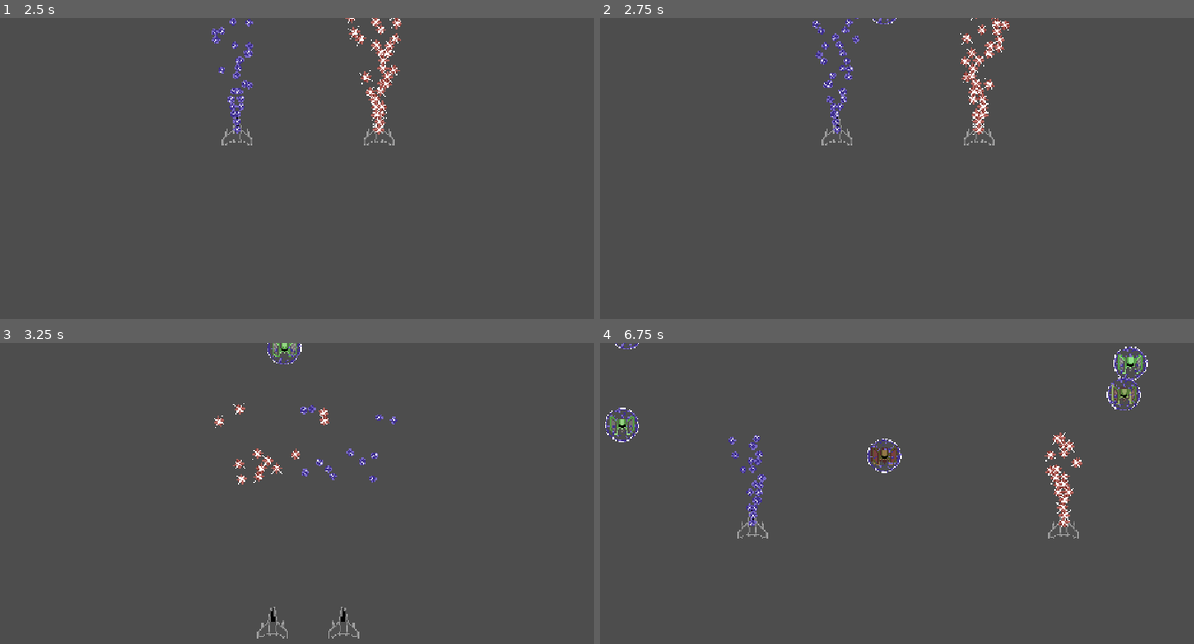
Above: before the commit, frames 1-4 (two rows, left to right).
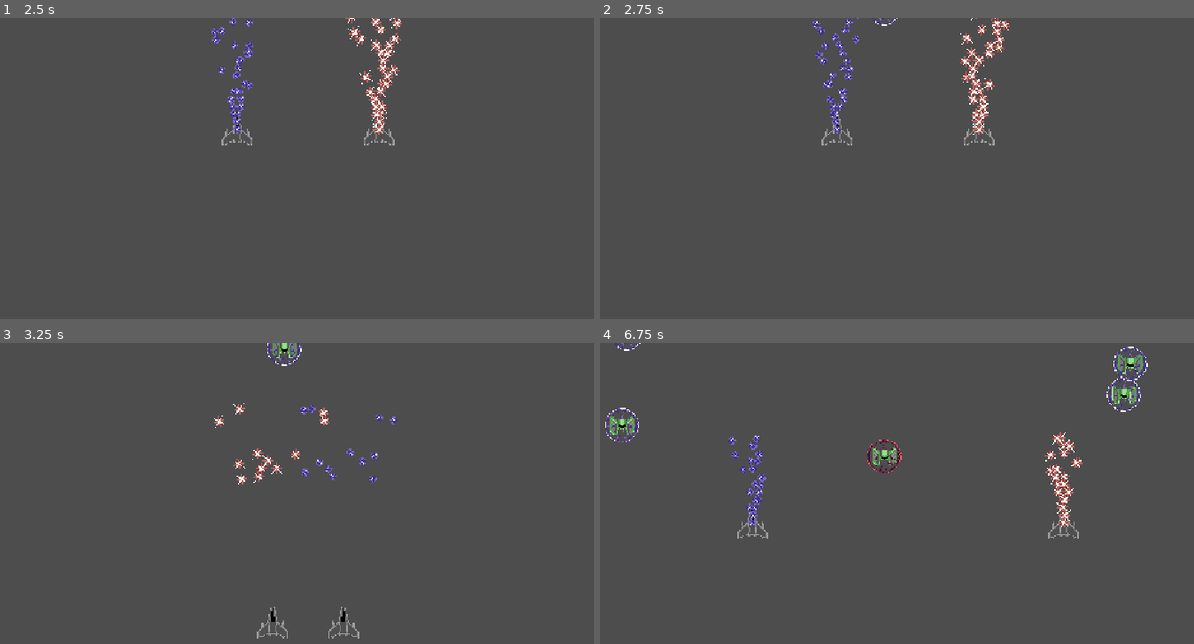
Above: after the commit, the same moments.

Repository: samiser/mirror-hell
Game: Godot game, scene res://main.tscn
Two runs of this game, one before a commit and one after it. Both use one fixed random seed, a clock stepped at 60 frames per second and the inputs below.
Inputs (mouse positions are in pixels of both pictures, inside the frame that each line leads up to):
- Up to frame 1 (2.5 s): tap Enter at 0.5 s; move the mouse to (463, 198) at 0.52 s; press the mouse at (463, 198) at 0.53 s; move the mouse to (166, 237) at 1.27 s; release the mouse at (166, 237) at 1.28 s; click (166, 237) at 1.35 s; move the mouse to (380, 129) at 2.02 s; press the mouse at (380, 129) at 2.03 s
- Up to frame 2 (2.75 s): no input
- Up to frame 3 (3.25 s): move the mouse to (273, 622) at 2.77 s; release the mouse at (273, 622) at 2.78 s; click (273, 622) at 2.85 s
- Up to frame 4 (6.75 s): move the mouse to (1122, 601) at 3.52 s; press the mouse at (1122, 601) at 3.53 s; move the mouse to (695, 481) at 4.27 s; release the mouse at (695, 481) at 4.28 s; click (695, 481) at 4.35 s; move the mouse to (944, 541) at 5.02 s; press the mouse at (944, 541) at 5.03 s; move the mouse to (801, 442) at 5.77 s; release the mouse at (801, 442) at 5.78 s; click (801, 442) at 5.85 s; move the mouse to (1063, 523) at 6.52 s; press the mouse at (1063, 523) at 6.53 s

Frame 1 is identical in both runs. In frame 2, less than 0.1% of the frame differs, in the area x 45-51%, y 0-3%; in frame 3, 0.1%; in frame 4, 1.1%, in the area x 0-93%, y 0-44%.

Commit message:
organised files, made shield and enemy damage separate

Diff:
--- a/bullet.tscn
+++ /dev/null
@@ -1,11 +0,0 @@
-[gd_scene format=3 uid="uid://smgfahpj05cu"]
-
-[ext_resource type="Texture2D" uid="uid://cgi13cengnxa7" path="res://Sprites/spritesheet.png" id="1_t4vbm"]
-[ext_resource type="Script" uid="uid://cmwouc8kn1rl0" path="res://bullet.gd" id="1_v8qja"]
-
-[node name="Bullet" type="Sprite2D" unique_id=1138541297]
-texture_filter = 1
-texture = ExtResource("1_t4vbm")
-hframes = 17
-frame = 5
-script = ExtResource("1_v8qja")
--- a/bullet.gd
+++ b/bullet/bullet.gd
@@ -1,11 +1,12 @@
 class_name Bullet
 extends Sprite2D
 
-const BULLET_SHAPE: Shape2D = preload("res://bullet_shape.tres")
+const BULLET_SHAPE = preload("res://bullet/bullet_shape.tres")
 
 var max_range: float = 1200.0
 var speed: float = 750
 var collision_mask: int = 1
+var ship_type: Ship.ShipType = Ship.ShipType.MAIN
 
 var _travelled_distance: float = 0.0
 
@@ -51,5 +52,7 @@
 var damage: float = 1
 
 func _on_hit(collider: Object) -> void:
-	if collider.has_method("take_damage"):
+	if collider.is_in_group("shield") and ship_type == Ship.ShipType.REFLECTION and collider.has_method("take_damage"):
 		collider.take_damage(damage)
+	elif collider.is_in_group("enemy") and ship_type == Ship.ShipType.MAIN and collider.has_method("take_damage"):
+		collider.take_damage(damage)
--- /dev/null
+++ b/bullet/bullet.tscn
@@ -0,0 +1,11 @@
+[gd_scene format=3 uid="uid://smgfahpj05cu"]
+
+[ext_resource type="Texture2D" uid="uid://cgi13cengnxa7" path="res://assets/sprites/spritesheet.png" id="1_t4vbm"]
+[ext_resource type="Script" uid="uid://cmwouc8kn1rl0" path="res://bullet/bullet.gd" id="1_v8qja"]
+
+[node name="Bullet" type="Sprite2D" unique_id=1138541297]
+texture_filter = 1
+texture = ExtResource("1_t4vbm")
+hframes = 17
+frame = 5
+script = ExtResource("1_v8qja")
--- /dev/null
+++ b/enemy/enemy.gd
@@ -0,0 +1,19 @@
+extends AnimatableBody2D
+
+var health: float = 100.0
+var max_health: float = 100.0
+var speed: float = 50.0
+
+@onready var sprite_2d: Sprite2D = $Sprite2D
+
+func _ready() -> void:
+	add_to_group("enemy")
+
+func _physics_process(delta: float) -> void:
+	position.y += speed * delta
+
+func take_damage(amount: float) -> void:
+	health -= amount
+	sprite_2d.modulate.s = 1 - health / max_health * 1
+	if health <= 0:
+		queue_free()
--- a/enemy.tscn
+++ b/enemy/enemy.tscn
@@ -1,12 +1,14 @@
 [gd_scene format=3 uid="uid://ui8a1cy34oki"]
 
-[ext_resource type="Script" uid="uid://k022omxi44uq" path="res://enemy.gd" id="1_4gyqm"]
-[ext_resource type="Texture2D" uid="uid://cgi13cengnxa7" path="res://Sprites/spritesheet.png" id="2_4gyqm"]
+[ext_resource type="Script" uid="uid://k022omxi44uq" path="res://enemy/enemy.gd" id="1_4gyqm"]
+[ext_resource type="Texture2D" uid="uid://cgi13cengnxa7" path="res://assets/sprites/spritesheet.png" id="2_4gyqm"]
+[ext_resource type="Script" uid="uid://b2h2uwwhvmh53" path="res://enemy/shield.gd" id="3_ppra6"]
 
 [sub_resource type="CircleShape2D" id="CircleShape2D_4gyqm"]
 radius = 28.0
 
 [node name="Enemy" type="AnimatableBody2D" unique_id=2014808105]
+sync_to_physics = false
 script = ExtResource("1_4gyqm")
 
 [node name="Sprite2D" type="Sprite2D" parent="." unique_id=2020998168]
@@ -20,8 +22,10 @@
 rotation = -3.1415925
 polygon = PackedVector2Array(-15.000001, -10.999999, -20, -5.999998, -19.999998, 18.000002, -14.999998, 18.000002, -8.9 …(397 unchanged characters)…
 
-[node name="Shield" type="Node2D" parent="." unique_id=732328701]
+[node name="Shield" type="AnimatableBody2D" parent="." unique_id=238881602]
 position = Vector2(0, -3)
+sync_to_physics = false
+script = ExtResource("3_ppra6")
 
 [node name="Sprite2D" type="Sprite2D" parent="Shield" unique_id=1525752247]
 texture_filter = 1
--- a/enemy.gd
+++ b/enemy/shield.gd
@@ -6,8 +6,8 @@
 
 @onready var sprite_2d: Sprite2D = $Sprite2D
 
-func _physics_process(delta: float) -> void:
-	position.y += speed * delta
+func _ready() -> void:
+	add_to_group("shield")
 
 func take_damage(amount: float) -> void:
 	health -= amount
--- a/main.gd
+++ b/main.gd
@@ -1,6 +1,6 @@
 extends Node2D
 
-const ENEMY = preload("res://enemy.tscn")
+const ENEMY = preload("uid://ui8a1cy34oki")
 
 var spawn_interval: float = 1.0
 var spawn_x_min: float = 100.0
--- a/main.tscn
+++ b/main.tscn
@@ -1,7 +1,7 @@
 [gd_scene format=3 uid="uid://bai1mbf7pjv71"]
 
-[ext_resource type="PackedScene" uid="uid://dub4ffjpsh2qh" path="res://player.tscn" id="1_ig7tw"]
-[ext_resource type="PackedScene" uid="uid://w5htydq0kd7p" path="res://reflection.tscn" id="2_0xm2m"]
+[ext_resource type="PackedScene" uid="uid://dub4ffjpsh2qh" path="res://player/player.tscn" id="1_ig7tw"]
+[ext_resource type="PackedScene" uid="uid://w5htydq0kd7p" path="res://player/reflection.tscn" id="2_0xm2m"]
 [ext_resource type="Script" uid="uid://depegu68vn3jq" path="res://main.gd" id="4_main"]
 
 [node name="Main" type="Node2D" unique_id=1394772048]
--- a/gun.gd
+++ b/player/gun.gd
@@ -14,6 +14,7 @@
 			var bullet: Bullet = BULLET.instantiate()
 			if ship_type == Ship.ShipType.REFLECTION:
 				bullet.frame = 3
+				bullet.ship_type = Ship.ShipType.REFLECTION
 			bullet.global_position = global_position
 			bullet.global_rotation = global_rotation + randf_range(-spread_angle / 2, spread_angle / 2)
 			add_child(bullet)
--- a/player.tscn
+++ b/player/player.tscn
@@ -1,7 +1,7 @@
 [gd_scene format=3 uid="uid://dub4ffjpsh2qh"]
 
-[ext_resource type="Script" uid="uid://d0lr23w12r7qb" path="res://player.gd" id="1_onrkg"]
-[ext_resource type="PackedScene" uid="uid://bv16vxacqhwj3" path="res://ship.tscn" id="2_onrkg"]
+[ext_resource type="Script" uid="uid://d0lr23w12r7qb" path="res://player/player.gd" id="1_onrkg"]
+[ext_resource type="PackedScene" uid="uid://bv16vxacqhwj3" path="res://player/ship.tscn" id="2_onrkg"]
 
 [node name="Player" type="Node2D" unique_id=87464790]
 script = ExtResource("1_onrkg")
--- a/reflection.tscn
+++ b/player/reflection.tscn
@@ -1,7 +1,7 @@
 [gd_scene format=3 uid="uid://w5htydq0kd7p"]
 
-[ext_resource type="Script" uid="uid://3gucq5g4dwuw" path="res://reflection.gd" id="1_d6p6h"]
-[ext_resource type="PackedScene" uid="uid://bv16vxacqhwj3" path="res://ship.tscn" id="2_3p3qi"]
+[ext_resource type="Script" uid="uid://3gucq5g4dwuw" path="res://player/reflection.gd" id="1_d6p6h"]
+[ext_resource type="PackedScene" uid="uid://bv16vxacqhwj3" path="res://player/ship.tscn" id="2_3p3qi"]
 
 [node name="Reflection" type="Node2D" unique_id=598610504]
 script = ExtResource("1_d6p6h")
--- a/ship.tscn
+++ b/player/ship.tscn
@@ -1,8 +1,8 @@
 [gd_scene format=3 uid="uid://bv16vxacqhwj3"]
 
-[ext_resource type="Script" uid="uid://c35mqwx5tuqj7" path="res://ship.gd" id="1_v4325"]
-[ext_resource type="Script" uid="uid://3vfj1u4veuyg" path="res://gun.gd" id="2_4cq66"]
-[ext_resource type="Texture2D" uid="uid://dx4q6mfg3r2lu" path="res://Sprites/chungus_ship.png" id="3_v4325"]
+[ext_resource type="Script" uid="uid://c35mqwx5tuqj7" path="res://player/ship.gd" id="1_v4325"]
+[ext_resource type="Script" uid="uid://3vfj1u4veuyg" path="res://player/gun.gd" id="2_4cq66"]
+[ext_resource type="Texture2D" uid="uid://dx4q6mfg3r2lu" path="res://assets/sprites/chungus_ship.png" id="3_v4325"]
 
 [node name="Ship" type="Node2D" unique_id=251740234]
 script = ExtResource("1_v4325")
Renamed: Sprites/chungus_ship.png -> assets/sprites/chungus_ship.png
Not shown, changed: assets/sprites/chungus_ship.png.import
Renamed: Sprites/spritesheet.aseprite -> assets/sprites/spritesheet.aseprite
Renamed: Sprites/spritesheet.png -> assets/sprites/spritesheet.png
Not shown, changed: assets/sprites/spritesheet.png.import
Renamed: bullet.gd.uid -> bullet/bullet.gd.uid
Renamed: bullet_shape.tres -> bullet/bullet_shape.tres
Renamed: enemy.gd.uid -> enemy/enemy.gd.uid
Not shown, added: enemy/shield.gd.uid
Renamed: gun.gd.uid -> player/gun.gd.uid
Renamed: player.gd -> player/player.gd
Renamed: player.gd.uid -> player/player.gd.uid
(and 4 more such lines)
